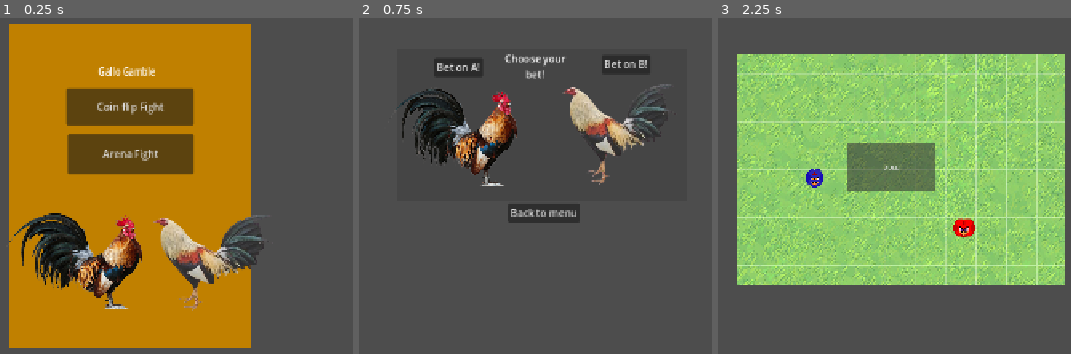
Above: before the commit, frames 1-3 (left to right).
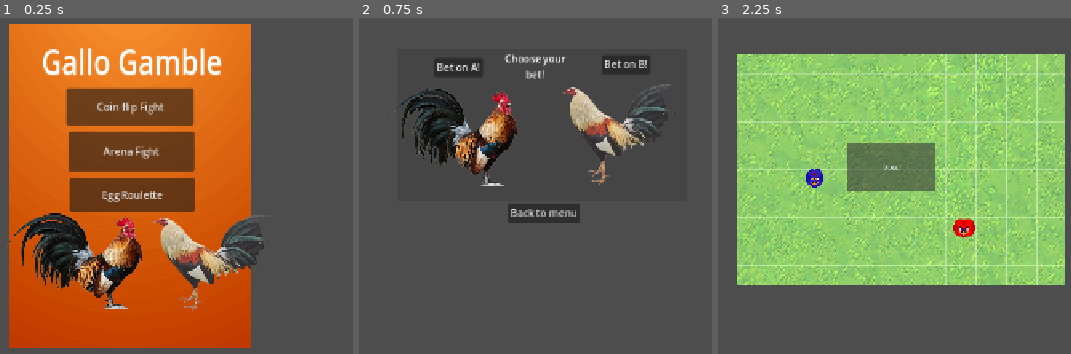
Above: after the commit, the same moments.

Repository: jose-valentin/GalloGamble
Game: Godot game, scene res://MainScene.tscn
Same seed, same stepped clock (60 frames per second), same inputs: the game is played once before the commit and once after it.
Inputs:
- Up to frame 1 (0.25 s): no input
- Up to frame 2 (0.75 s): click "Coin flip Fight" at 0.5 s
- Up to frame 3 (2.25 s): click "Back to menu" at 1.25 s; click "Arena Fight" at 2 s

The runs differ from the first frame. In frame 1, 50% of the frame differs, in the area x 2-72%, y 1-99%; in frame 2, nothing differs; in frame 3, nothing differs.

Commit message:
Roulette

Diff:
--- a/MainScene.tscn
+++ b/MainScene.tscn
@@ -1,13 +1,22 @@
-[gd_scene load_steps=4 format=3 uid="uid://d3oxhpt6cstl6"]
+[gd_scene load_steps=7 format=3 uid="uid://d3oxhpt6cstl6"]
 
 [ext_resource type="Script" uid="uid://o2fobt62lq6p" path="res://button.gd" id="1_3mqji"]
+[ext_resource type="Shader" uid="uid://bour0ir0wfvpl" path="res://MainScene.gdshader" id="1_uxrcv"]
 [ext_resource type="Texture2D" uid="uid://b8ugrrt2bhev5" path="res://art/Gallo-PNG-Pic.png" id="2_rpqi1"]
 [ext_resource type="Texture2D" uid="uid://cmyi6da1curq5" path="res://art/a97743bfab2839b35c5a91f670342691-removebg-preview.png" id="3_rpqi1"]
+
+[sub_resource type="ShaderMaterial" id="ShaderMaterial_rf2cd"]
+shader = ExtResource("1_uxrcv")
+shader_parameter/steps = 20
+
+[sub_resource type="LabelSettings" id="LabelSettings_a814b"]
+font_size = 51
 
 [node name="MainScene" type="Node2D"]
 position = Vector2(74, 67)
 
 [node name="ColorRect" type="ColorRect" parent="."]
+material = SubResource("ShaderMaterial_rf2cd")
 offset_left = 2.0
 offset_top = -10.0
 offset_right = 389.0
@@ -16,15 +25,16 @@
 metadata/_edit_use_anchors_ = true
 
 [node name="Label" type="Label" parent="."]
-offset_left = 145.0
-offset_top = 53.0
-offset_right = 257.0
-offset_bottom = 76.0
+offset_left = 54.0
+offset_top = 8.0
+offset_right = 384.0
+offset_bottom = 78.0
 scale = Vector2(0.876439, 1.13759)
 text = "Gallo Gamble"
+label_settings = SubResource("LabelSettings_a814b")
 metadata/_edit_use_anchors_ = true
 
-[node name="Button" type="Button" parent="."]
+[node name="coinFlipFight" type="Button" parent="."]
 offset_left = 94.0
 offset_top = 93.0
 offset_right = 298.0
@@ -50,16 +60,24 @@
 offset_bottom = 212.0
 metadata/_edit_use_anchors_ = true
 
-[node name="Button2" type="Button" parent="."]
-offset_left = 96.0
-offset_top = 166.0
-offset_right = 298.0
-offset_bottom = 230.0
+[node name="arenaFight" type="Button" parent="."]
+offset_left = 97.0
+offset_top = 162.0
+offset_right = 299.0
+offset_bottom = 226.0
 text = "Arena Fight"
 metadata/_edit_use_anchors_ = true
 
 [node name="Sprite2D" type="Sprite2D" parent="."]
 
-[connection signal="pressed" from="Button" to="Button" method="_on_pressed"]
-[connection signal="pressed" from="Button" to="Button" method="_on_button_pressed"]
-[connection signal="pressed" from="Button2" to="Button" method="_on_Button2_pressed"]
+[node name="eggRoulette" type="Button" parent="."]
+offset_left = 99.0
+offset_top = 237.0
+offset_right = 300.0
+offset_bottom = 290.0
+text = "Egg Roulette"
+
+[connection signal="pressed" from="coinFlipFight" to="coinFlipFight" method="_on_button_pressed"]
+[connection signal="pressed" from="coinFlipFight" to="coinFlipFight" method="_on_pressed"]
+[connection signal="pressed" from="arenaFight" to="coinFlipFight" method="_on_Button2_pressed"]
+[connection signal="pressed" from="eggRoulette" to="coinFlipFight" method="_on_Button3_pressed"]
--- a/MainScene2.gdshader
+++ /dev/null
@@ -1,14 +0,0 @@
-shader_type canvas_item;
-
-void vertex() {
-	// Called for every vertex the material is visible on.
-}
-
-void fragment() {
-	// Called for every pixel the material is visible on.
-}
-
-//void light() {
-//	// Called for every pixel for every light affecting the CanvasItem.
-//	// Uncomment to replace the default light processing function with this one.
-//}
--- a/button.gd
+++ b/button.gd
@@ -7,3 +7,5 @@
 
 func _on_Button2_pressed():
 	get_tree().change_scene_to_file("res://Arena.tscn")  # to create
+func _on_Button3_pressed():
+	get_tree().change_scene_to_file("res://eggRoulette.tscn")
--- /dev/null
+++ b/eggRoulette.tscn
@@ -0,0 +1,40 @@
+[gd_scene load_steps=3 format=3 uid="uid://cqnhaje2p7fpq"]
+
+[ext_resource type="Script" uid="uid://dyl2th6r218g5" path="res://roulette_wheel.gd" id="2_s4klb"]
+[ext_resource type="Texture2D" uid="uid://b8u5onmcl1r6x" path="res://rulette.png" id="2_srxmt"]
+
+[node name="Node2D" type="Sprite2D"]
+
+[node name="ColorRect" type="ColorRect" parent="."]
+show_behind_parent = true
+anchors_preset = -1
+anchor_top = -0.300578
+anchor_bottom = -0.300578
+offset_left = 55.0
+offset_top = 30.3006
+offset_right = 567.669
+offset_bottom = 544.0
+scale = Vector2(1.36, 1.36)
+metadata/_edit_use_anchors_ = true
+
+[node name="RouletteWheel" type="Sprite2D" parent="."]
+position = Vector2(405, 364)
+scale = Vector2(1.36, 1.36)
+texture = ExtResource("2_srxmt")
+offset = Vector2(0.2, 19.495)
+script = ExtResource("2_s4klb")
+
+[node name="ball" type="Sprite2D" parent="."]
+
+[node name="spinButton" type="Button" parent="."]
+offset_left = 587.0
+offset_top = 583.0
+offset_right = 708.0
+offset_bottom = 657.0
+
+[node name="resultLabel" type="Label" parent="."]
+offset_right = 40.0
+offset_bottom = 23.0
+
+[connection signal="pressed" from="spinButton" to="." method="start_spin"]
+[connection signal="pressed" from="spinButton" to="RouletteWheel" method="_on_SpinButton_pressed"]
--- /dev/null
+++ b/roulette.gd
@@ -0,0 +1,26 @@
+extends Sprite2D
+
+var spinning := false
+var angular_velocity := 0.0
+var friction := 0.99  # Closer to 1 = slower decay (longer spin)
+var min_speed := 0.05
+
+func _process(delta):
+	if spinning:
+		rotation += angular_velocity * delta
+		angular_velocity *= friction  # simpler decay formula
+		if angular_velocity <= min_speed:
+			angular_velocity = 0
+			spinning = false
+			determine_result()
+
+func start_spin():
+	if spinning:
+		return  # don't restart mid-spin
+	spinning = true
+	angular_velocity = randf_range(8.0, 15.0)  # These values feel better with decay
+
+func determine_result():
+	var final_angle = fmod(rotation, TAU)
+	var segment = int(final_angle / (TAU / 37))
+	print("🎯 Landed on number:", segment)
--- /dev/null
+++ b/roulette_wheel.gd
@@ -0,0 +1,25 @@
+extends Sprite2D
+
+var spinning := false
+var angular_velocity := 0.0
+var friction := 30.0  # Adjust to slow the spin over time
+
+func _process(delta):
+	if spinning:
+		rotation += angular_velocity * delta
+		angular_velocity = max(angular_velocity - friction * delta, 0.0)
+		if angular_velocity <= 0:
+			spinning = false
+			print("Spin finished! Final angle:", rotation)
+			determine_result()
+
+func start_spin():
+	spinning = true
+	angular_velocity = randf_range(6.0, 10.0)  # Random initial spin speed
+
+func determine_result():
+	var final_angle = fmod(rotation, TAU)
+	var segment = int(final_angle / (TAU / 37))  # 37 segments: 0-36
+	print("Landed on number:", segment)
+func _on_SpinButton_pressed():
+	start_spin()
Not shown, removed: MainScene2.gdshader.uid
Not shown, added: roulette.gd.uid
Not shown, added: roulette_wheel.gd.uid
Binary file added: rulette.png
Not shown, added: rulette.png.import
